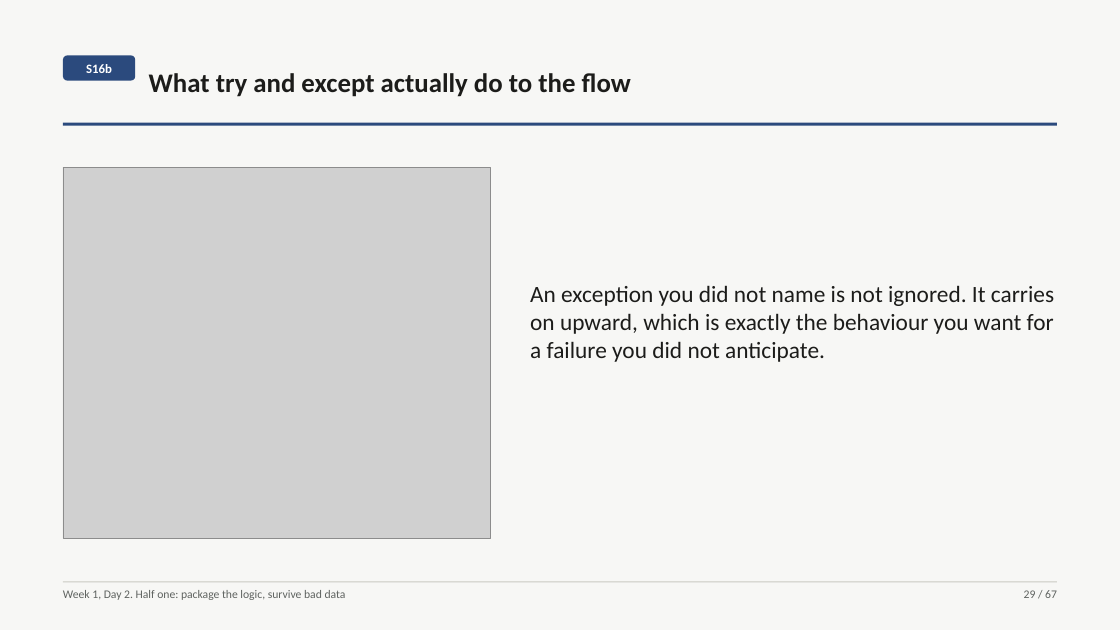
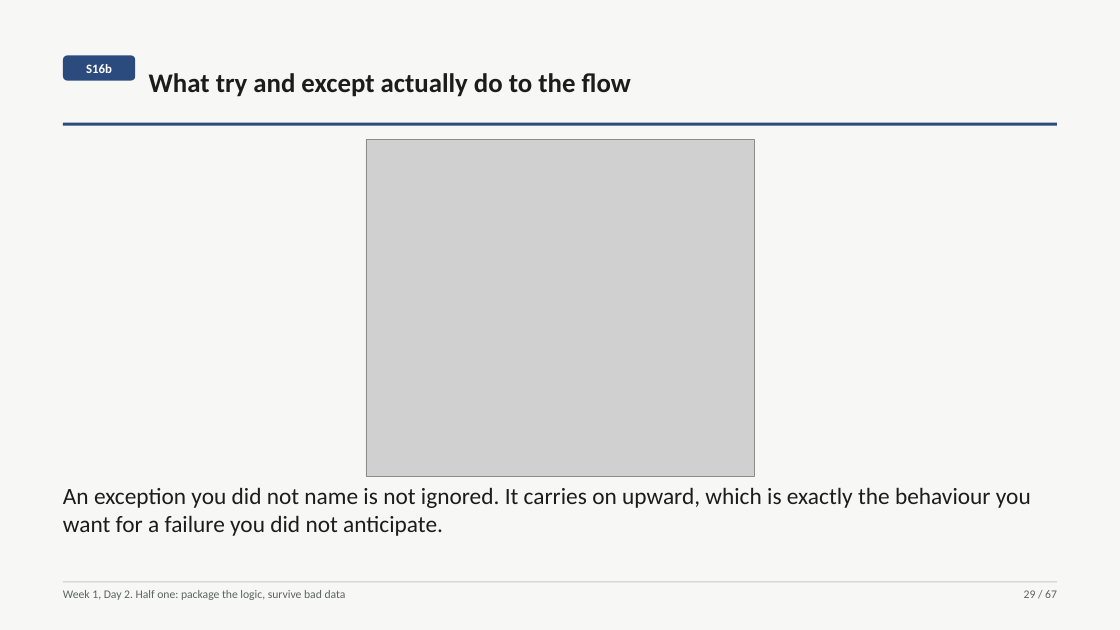
Before and after one commit to fde-academy-lab/c2-content-factory, a slide deck: slide 29 of content/W01/D2/slides/C2_W01_D02_half1_STUDENT.pptx. Drawn at 1120x630 pixels with LibreOffice and Linux fonts; fonts in the diff are those of the drawing; grey boxes stand for pictures. Boxes give left, top, right and bottom in pixels: in the first picture for what was removed or moved away, otherwise in the second. Text is boxed around its words. In the diff, an @@ line names an element or a change of style, - is before the commit and + after.

```diff
--- a/content/W01/D2/slides/C2_W01_D02_half1_STUDENT.pptx
+++ b/content/W01/D2/slides/C2_W01_D02_half1_STUDENT.pptx
@@ picture: place and size @@
-picture at [63, 167, 491, 539]
+picture at [366, 139, 755, 476]
@@ text "An exception you did not ...": place and size @@
-text "An exception you did not ..." at [530, 285, 1054, 362]
+text "An exception you did not ..." at [63, 487, 1031, 536]
@@ text "An exception you did not ..." at [63, 487, 1031, 536]: less space between paragraphs @@
```
Also in this commit, not shown: 4 other slides changed, 23 other files.
